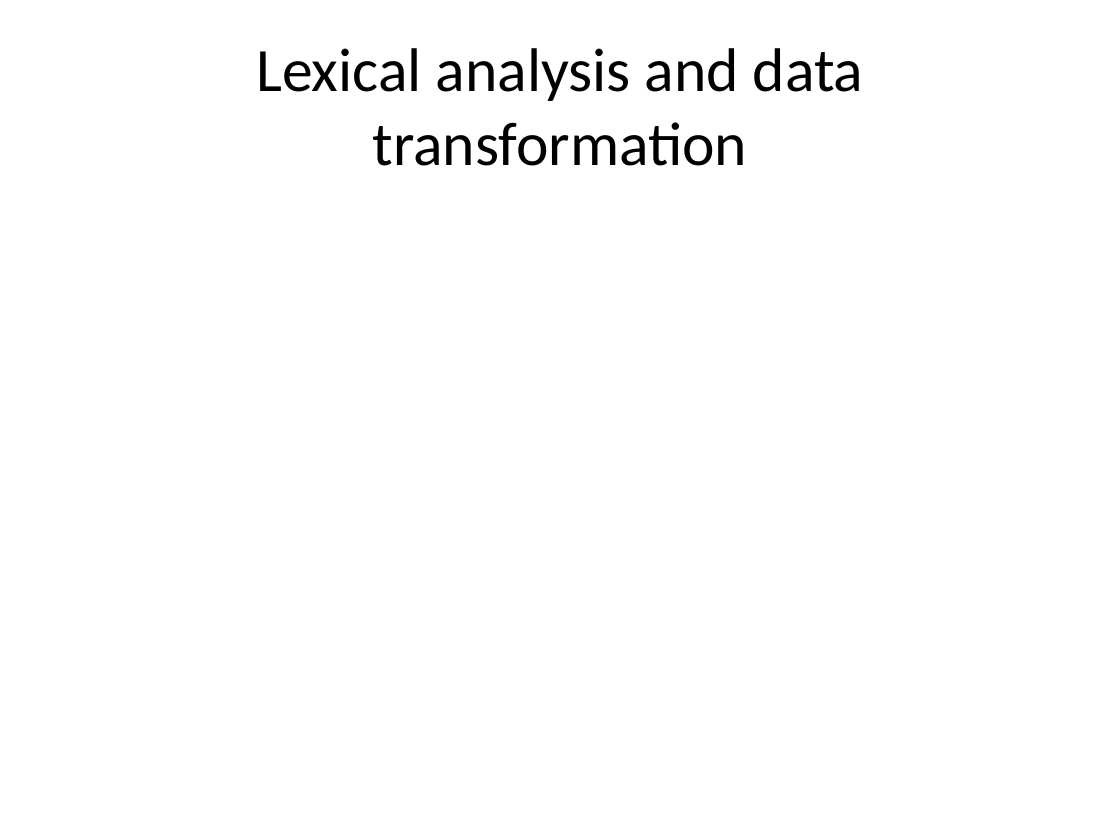
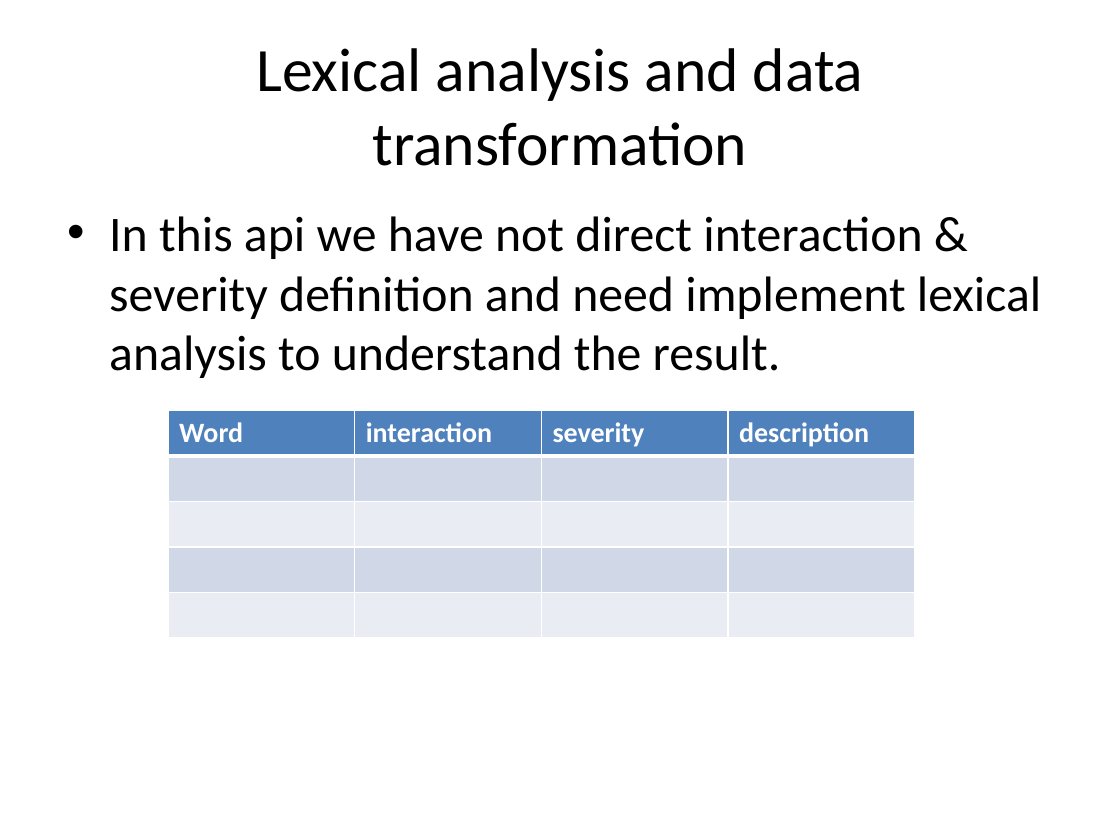
Before and after one commit to katkovOlga/nayaProject, a slide deck: slide 16 of FinalProject.pptx (slide 14 before the commit). Drawn at 1120x840 pixels with LibreOffice and Linux fonts; fonts in the diff are those of the drawing. Boxes give left, top, right and bottom in pixels: in the first picture for what was removed or moved away, otherwise in the second. Text is boxed around its words. In the diff, an @@ line names an element or a change of style, - is before the commit and + after.

```diff
--- a/FinalProject.pptx
+++ b/FinalProject.pptx
@@ text added at bbox=[109, 216, 1041, 378], 32 pt, text #000000 @@
+• In this api we have not direct interaction & severity definition and need implement lexical analysis to understand the result.
@@ table added at bbox=[168, 411, 916, 637], 5 rows, 4 columns @@
+Word | interaction | severity | description
+ |  |  | 
+ |  |  | 
+ |  |  | 
+ |  |  | 
```
Also in this commit, not shown: 8 other slides changed, 4 slides added, 1 slide removed, 1 other file.
